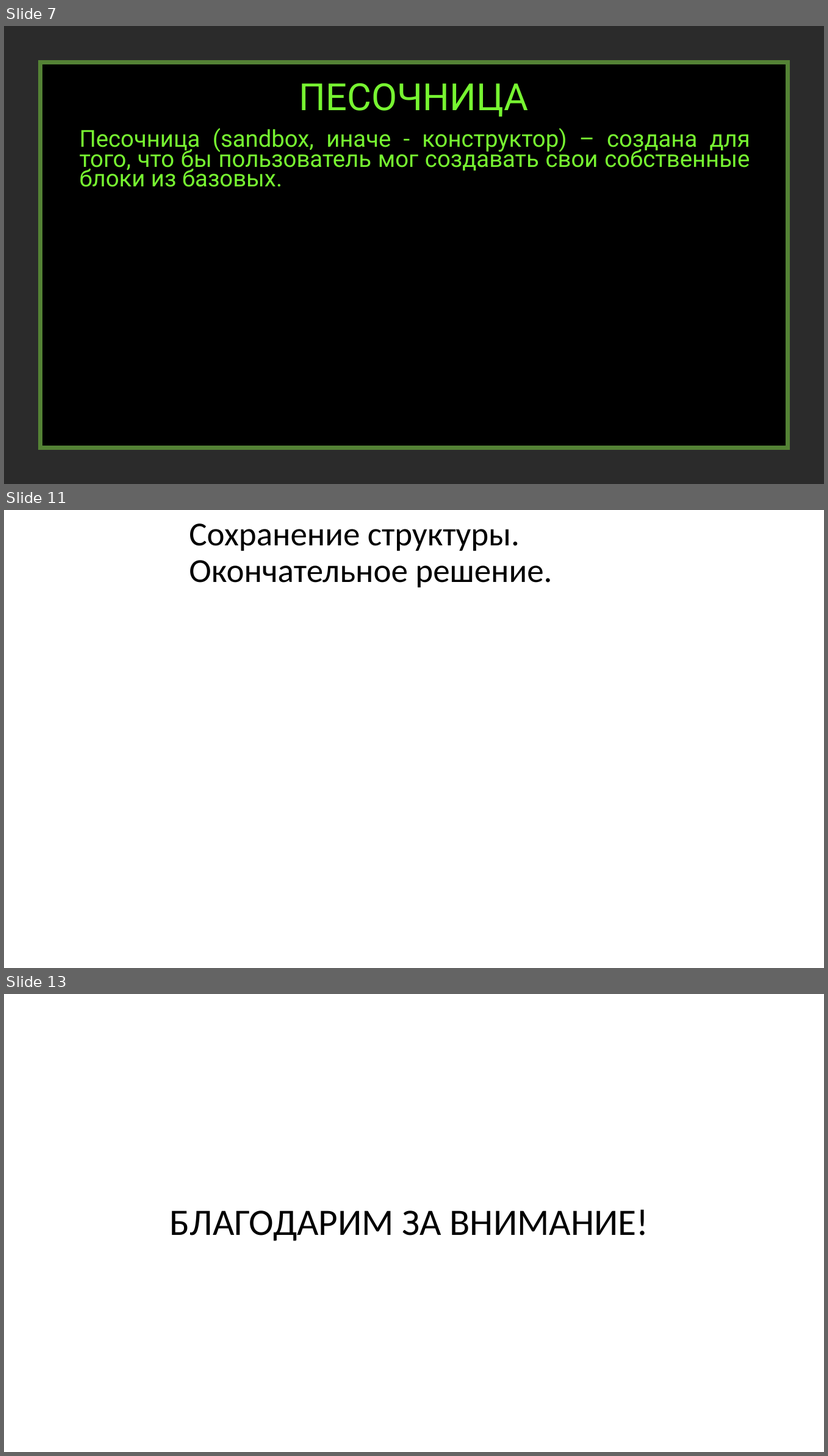
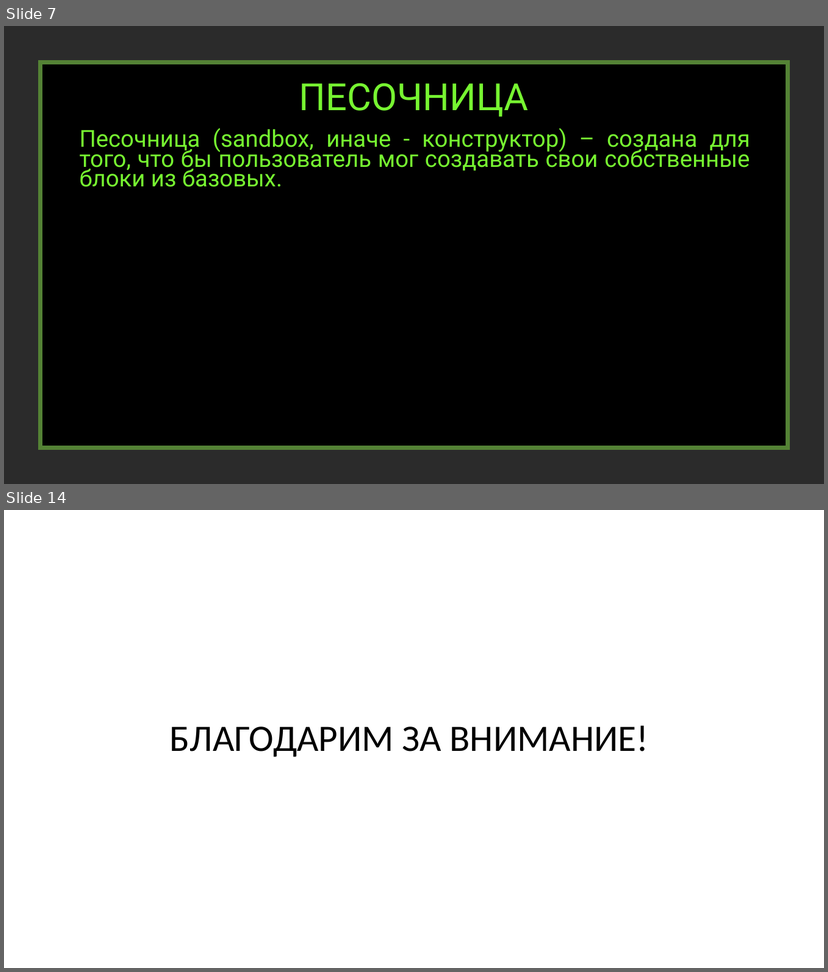
Before and after one commit to creativepix/Pygame_Logic_Functions, a slide deck: presentation.pptx. Shown one above the other, each under a label of ours: slides 7, 11 and 13 before the commit, slides 7 and 14 after it; the slides between them are not shown. The pictures are 828x1456 and 828x972 pixels, drawn with LibreOffice and Linux fonts; fonts in the diff are those of the drawing; background and template pictures are left out; a plain dark background stands for a picture behind light text. Boxes give left, top, right and bottom in pixels: in the first picture for what was removed or moved away, otherwise in the second. Text is boxed around its words. In the diff, an @@ line names an element or a change of style, - is before the commit and + after.

```diff
--- a/presentation.pptx
+++ b/presentation.pptx
@@ slide 11 removed at bbox=[4, 510, 824, 968], background #FFFFFF @@
@@ title removed at bbox=[189, 523, 552, 587] @@
-Сохранение структуры. Окончательное решение.
@@ what was slide 13 is now slide 14 @@
```
Also in this commit, not shown: 3 slides changed, 3 slides added, 1 other slide removed.
